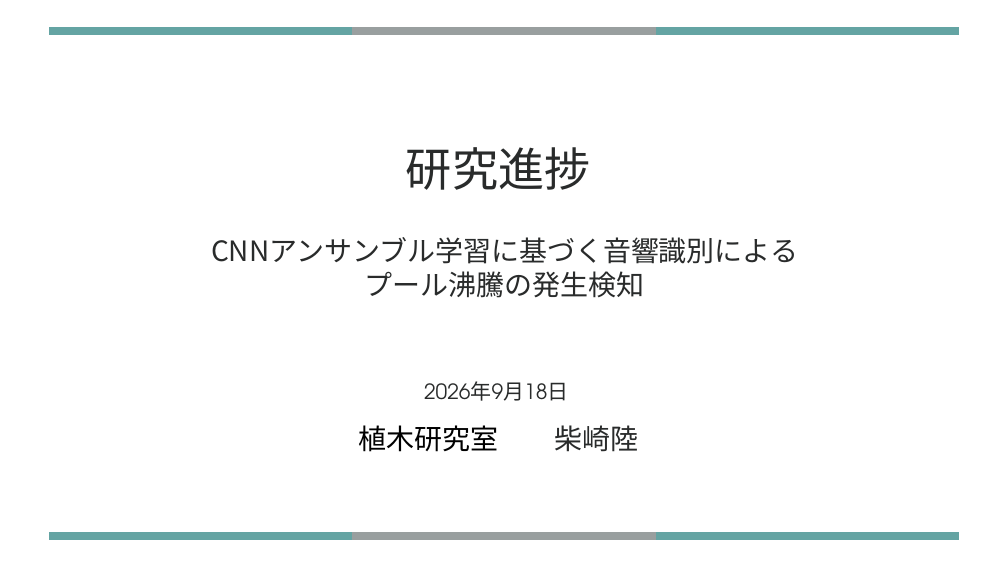
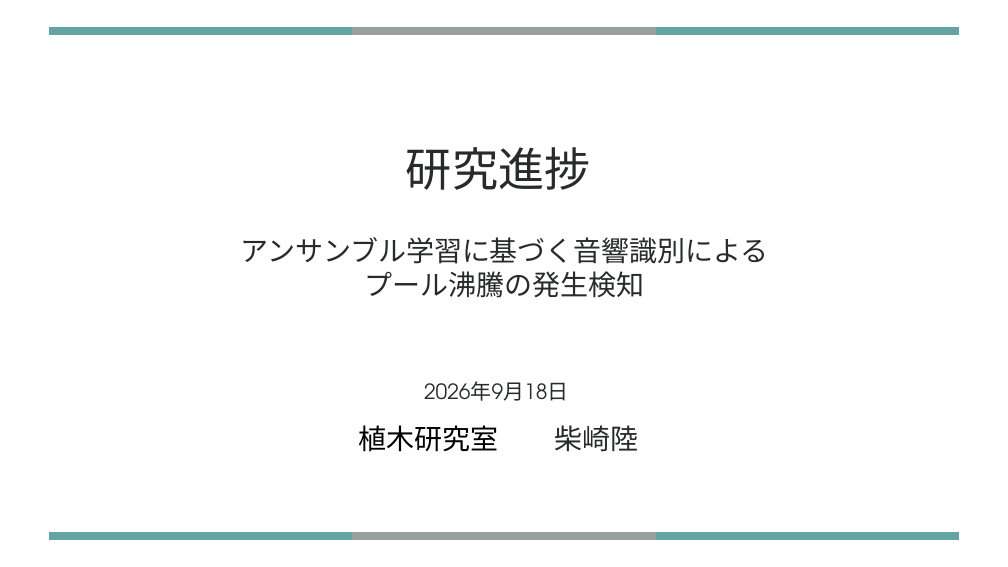
Before and after one commit to S-Riku-tus/university_research, a slide deck: slide 1 of 研究進捗報告/2026/918（研究計画発表）/研究進捗_柴崎陸_0918.pptx. Drawn at 1008x567 pixels with LibreOffice and Linux fonts; fonts in the diff are those of the drawing. Boxes give left, top, right and bottom in pixels: in the first picture for what was removed or moved away, otherwise in the second. Text is boxed around its words. In the diff, an @@ line names an element or a change of style, - is before the commit and + after.

```diff
--- a/研究進捗報告/2026/918（研究計画発表）/研究進捗_柴崎陸_0918.pptx
+++ b/研究進捗報告/2026/918（研究計画発表）/研究進捗_柴崎陸_0918.pptx
@@ text at <box>240,237,769,264</box>: text changed @@
-CNNアンサンブル学習に基づく音響識別による
+アンサンブル学習に基づく音響識別による
```
Also in this commit, not shown: 3 other slides changed.
